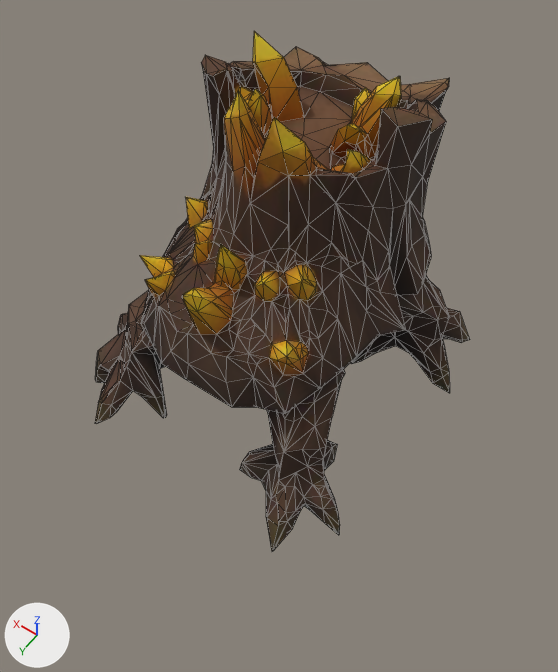
The glTF model ecorce/modeles/m_elite_souche.glb, before and after one commit.
Rendered twice from a camera (50 mm lens) standing at (-0.824, 1.099, 1.425) and looking at (-0.11, 0.099, -0.146). The lights are fixed; the arrows at lower left show +X, +Y and +Z. The picture after the commit comes second. Mesh edges are drawn as thin lines. Vertices at exactly the same position are counted once.

Script lines for the objects in view, before the commit:
```python
me_geometry_0 = bpy.data.meshes.new('geometry_0')
me_geometry_0.from_pydata(...)  # 1503 vertices, 3000 faces; spans x -0.96..0.96, y -0.91..0.91, z -1.0..1.0
me_geometry_0.materials.append(mat_material_0)  # picture img_image_0
ob_geometry_0 = bpy.data.objects.new('geometry_0', me_geometry_0)
ob_geometry_0.location = (-0.015, 0.011, 0.002)
ob_geometry_0.scale = (0.498, 0.498, 0.498)
```
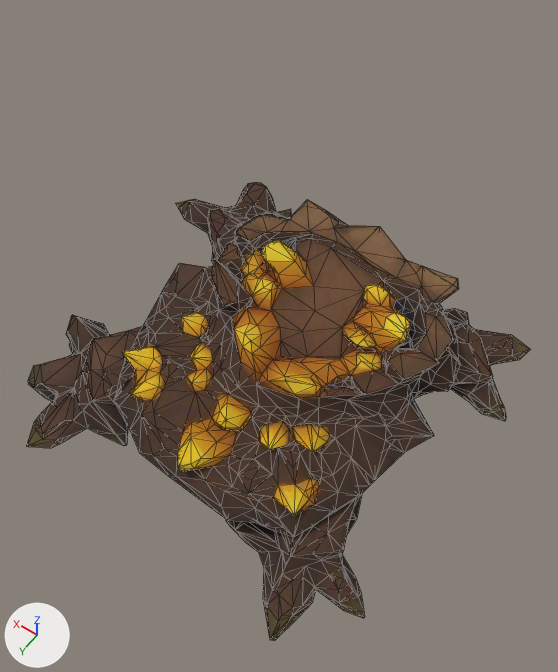
The newer file adds a shape key; the second version is drawn at full value of the shape key 'aplati' of 'geometry_0', and the change is written as the vertex moves it makes.

Where the change shows, as pixel boxes [x1, y1, x2, y2] in the pictures (558 x 672 px):
'geometry_0', reshaped, moved, rescaled (34% wider, 12% shorter)
    before: [95, 31, 470, 551]
    after: [26, 182, 530, 641]

Diff of the bpy script that builds the scene:
```diff
--- a/ecorce/modeles/m_elite_souche.glb.py
+++ b/ecorce/modeles/m_elite_souche.glb.py
@@ me_geometry_0 @@
 # used by ob_geometry_0; location = (-0.015, 0.011, 0.002); scale = (0.498, 0.498, 0.498)
-me_geometry_0.from_pydata(...)  # 1503 vertices, 3000 faces; spans x -0.96..0.96, y -0.91..0.91, z -1.0..1.0
+me_geometry_0.from_pydata(...)  # 1503 vertices, 3000 faces; spans x -0.49..0.68, y -0.28..0.84, z 0.01..0.3
+# me_geometry_0 part 1: the whole mesh is multiplied about its middle by the matrix ((0.61, 0.0, -0.012), (0.0, 0.617, 0.0), (0.092, 0.0, 0.08)), then moved by (0.08, 0.28, 0.18)
 me_geometry_0.materials.append(mat_material_0)
@@ ob_geometry_0 @@
 ob_geometry_0 = bpy.data.objects.new('geometry_0', me_geometry_0)
-ob_geometry_0.location = (-0.015, 0.011, 0.002)
-ob_geometry_0.scale = (0.498, 0.498, 0.498)
+ob_geometry_0.location = (-0.12, -0.301, -0.606)
+ob_geometry_0.scale = (1.11, 1.11, 1.11)
```
